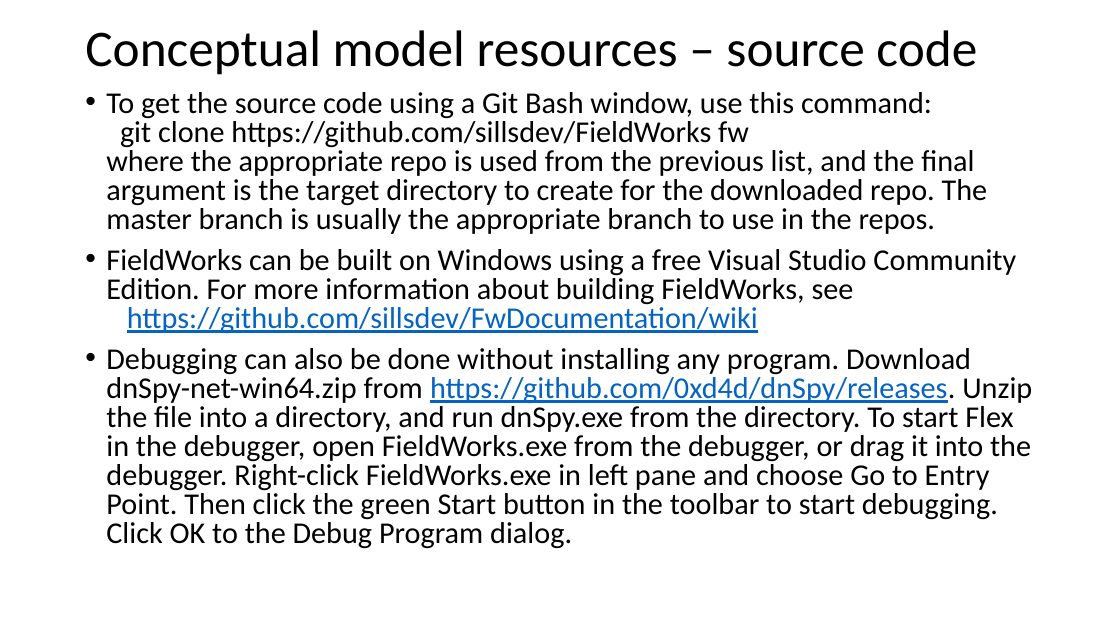
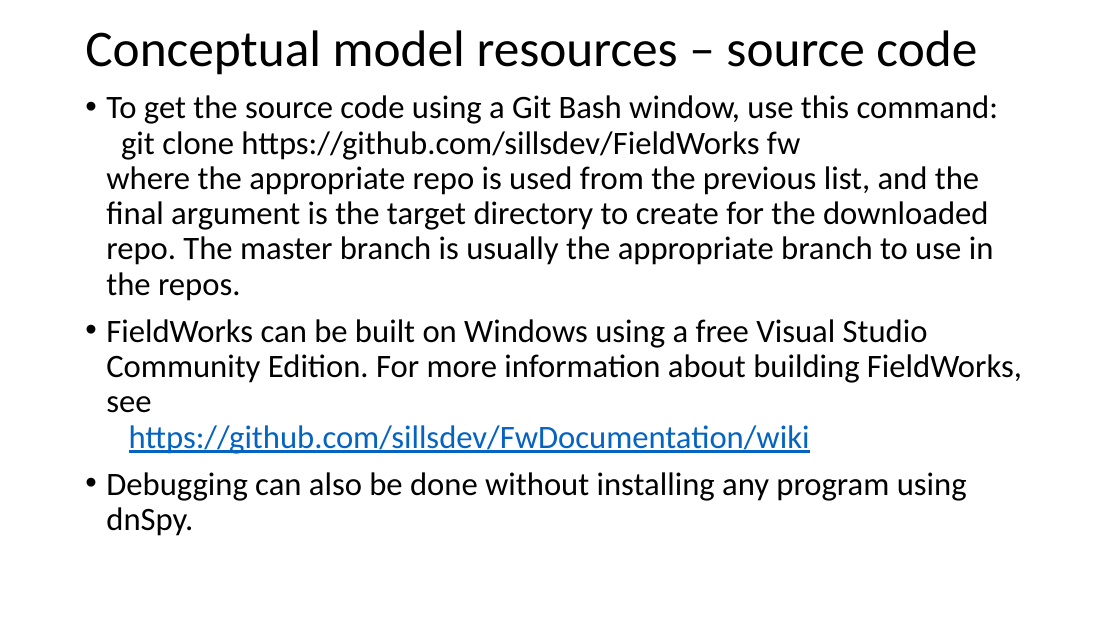
Before and after one commit to sillsdev/FwDocumentation, a slide deck: slide 60 of HelpResourcesSources/TechnicalNotes/FLEx 9.1 Conceptual Model-basic concepts and resources.pptx. Drawn at 1120x630 pixels with LibreOffice and Linux fonts; fonts in the diff are those of the drawing. Boxes give left, top, right and bottom in pixels: in the first picture for what was removed or moved away, otherwise in the second. Text is boxed around its words. In the diff, an @@ line names an element or a change of style, - is before the commit and + after.

Commit message:
Flex and Python conceptual model files
Added Python file and updates other files.

```diff
--- a/HelpResourcesSources/TechnicalNotes/FLEx 9.1 Conceptual Model-basic concepts and resources.pptx
+++ b/HelpResourcesSources/TechnicalNotes/FLEx 9.1 Conceptual Model-basic concepts and resources.pptx
@@ text at <box>106,95,1022,454</box>: size 25.9 to 28 pt in "To get the source code using a ...", "FieldWorks can be built on Windows using ..."; line spacing 0.8 to 0.9 @@
@@ text at <box>106,472,967,536</box>: text changed; size 25.9 to 28 pt @@
-• Debugging can also be done without installing any program. Download dnSpy-net-win64.zip from https://github.com/0xd4d/dnSpy/releases. Unzip the file into a directory, and run dnSpy.exe from the directory. To start Flex in the debugger, open FieldWorks.exe from the debugger, or drag it into the debugger. Right-click FieldWorks.exe in left pane and choose Go to Entry Point. Then click the green Start button in the toolbar to start debugging. Click OK to the Debug Program dialog.
+• Debugging can also be done without installing any program using dnSpy.
```
Also in this commit, not shown: 23 other slides changed, 1 slide added, 3 other files.
